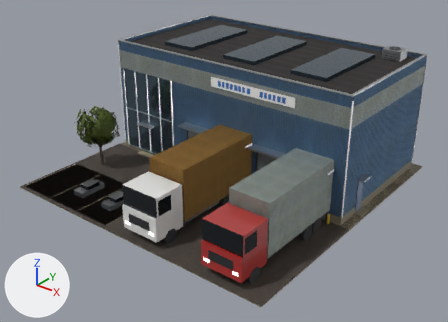
Renders of the glTF model models/real/zones/i1/depot_cladded.glb from each side of a commit.
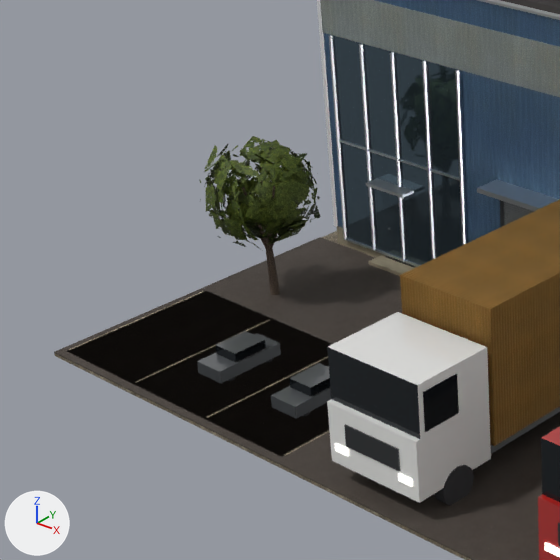
Old and new are each drawn whole from a 50 mm lens placed at (1.126, -1.428, 0.94), pointed at (0.026, -0.053, 0.088) and again close up on the part from 0% to 47% of the width and 17% to 82% of the height. Lighting does not change. The marker at lower left points along +X, +Y and +Z. The first two pictures are the older version. Vertices at exactly the same position are counted once.

In view in the first close-up: 'depot_cladded_body', 'depot_cladded_foliage'.
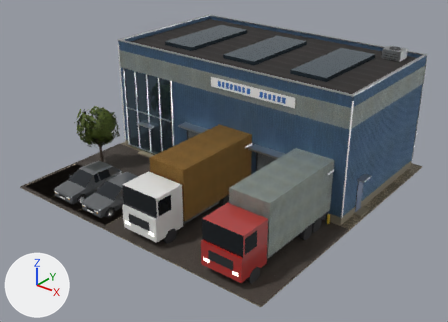
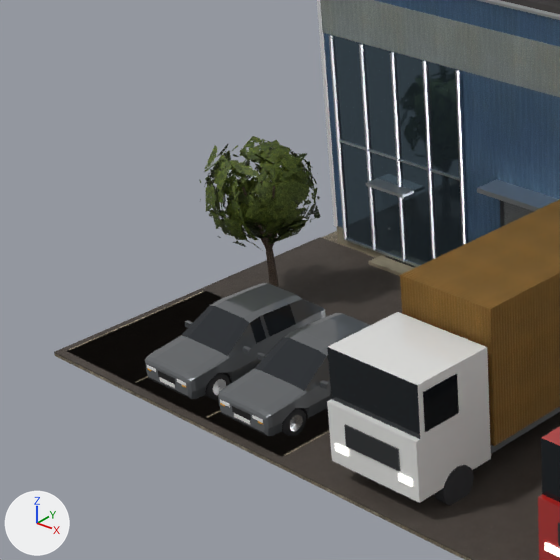
Where the change shows, as pixel boxes (x1, y1, x2, y2) in the close-ups (560 x 560 px):
part 1 of me_depot_cladded_body, added: after (243, 346, 252, 355)
part 2 of me_depot_cladded_body, added: after (257, 353, 266, 360)
part 3 of me_depot_cladded_body, added: after (320, 380, 329, 390)
part 4 of me_depot_cladded_body, added: after (158, 371, 175, 384)
part 5 of me_depot_cladded_body, added: after (160, 377, 175, 388)
part 6 of me_depot_cladded_body, added: after (232, 406, 251, 421)
part 7 of me_depot_cladded_body, added: after (234, 413, 250, 424)
part 8 of me_depot_cladded_body, deleted: before (197, 331, 331, 419)
part 9 of me_depot_cladded_body, added: after (145, 283, 370, 436)

Edits to the bpy script that builds the scene:
```text
Add img_car_atlas_emit:
    img_car_atlas_emit = load_image('car_atlas_emit', '_unpacked/car_atlas_emit', 128, 64, 'sRGB')
Add img_car_atlas_arm:
    img_car_atlas_arm = load_image('car_atlas_arm', '_unpacked/car_atlas_arm', 128, 64, 'Non-Color')
Add img_car_atlas_diff:
    img_car_atlas_diff = load_image('car_atlas_diff', '_unpacked/car_atlas_diff', 128, 64, 'sRGB')
Add mat_car_atlas:
    mat_car_atlas = bpy.data.materials.new('Car_Atlas')
    # uses the picture img_car_atlas_arm
    # uses the picture img_car_atlas_diff
    # uses the picture img_car_atlas_emit
Change me_depot_cladded_body:
    used by ob_depot_cladded_body; location = (0.0, 0.0, 0.0)
    remove me_depot_cladded_body.from_pydata(...)  # 1622 vertices, 2356 faces; spans x -0.47..0.47, y -0.47..0.47, z 0.0..0.414
    add me_depot_cladded_body.from_pydata(...)  # 3106 vertices, 4588 faces; spans x -0.47..0.47, y -0.47..0.47, z 0.0..0.414
    me_depot_cladded_body part 1: a new loose piece, a box spanning x -0.224..-0.214, y -0.3846..-0.3804, z 0.0512..0.0577, in mat_paint_grey (dark grey #65696c)
    me_depot_cladded_body part 2: a new loose piece, a box spanning x -0.1993..-0.1893, y -0.3846..-0.3804, z 0.0512..0.0577, in mat_paint_grey (dark grey #65696c)
    me_depot_cladded_body part 3: a new loose piece, a box spanning x -0.0973..-0.0873, y -0.3846..-0.3804, z 0.0512..0.0577, in mat_paint_grey (dark grey #65696c)
    me_depot_cladded_body part 4: a new loose piece, a box spanning x -0.2848..-0.2552, y -0.4579..-0.4555, z 0.031..0.0385, in mat_car_atlas
    me_depot_cladded_body part 5: a new loose piece, a box spanning x -0.283..-0.257, y -0.4578..-0.4576, z 0.02562..0.03137, in mat_car_atlas
    me_depot_cladded_body part 6: a new loose piece, a box spanning x -0.1581..-0.1285, y -0.4579..-0.4555, z 0.031..0.0385, in mat_car_atlas
    me_depot_cladded_body part 7: a new loose piece, a box spanning x -0.15633..-0.13033, y -0.4578..-0.4576, z 0.02562..0.03137, in mat_car_atlas
    me_depot_cladded_body part 8: 12 loose pieces with 160 vertices, spanning x -0.29..-0.123, y -0.4..-0.31, z 0.004..0.036, are deleted
    me_depot_cladded_body part 9: 1436 vertices added at x -0.314..-0.099, y -0.457..-0.252, z 0.005..0.081
    other edits to the shape of me_depot_cladded_body do not show in these pictures
    add me_depot_cladded_body.materials.append(mat_car_atlas)
```
